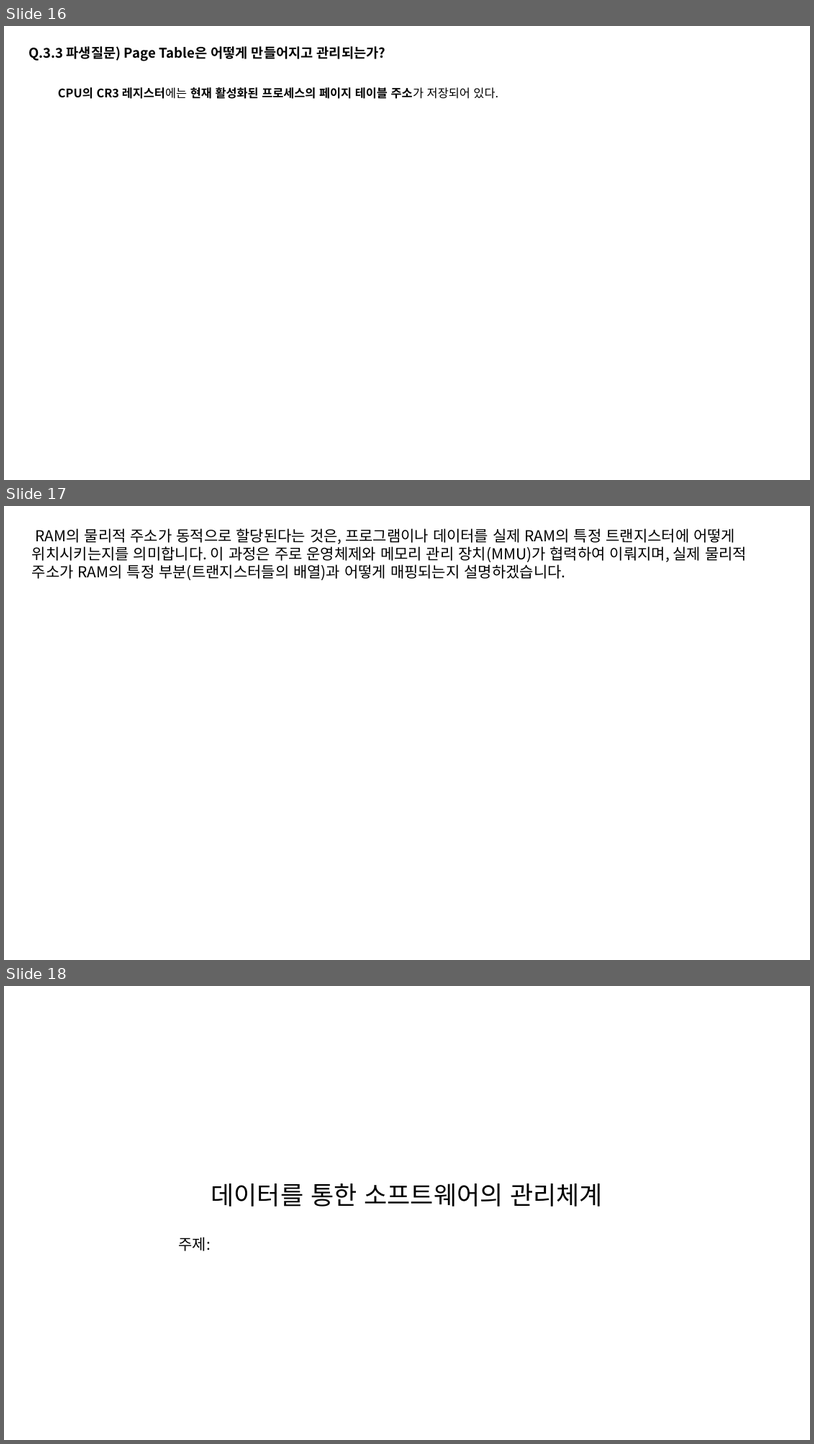
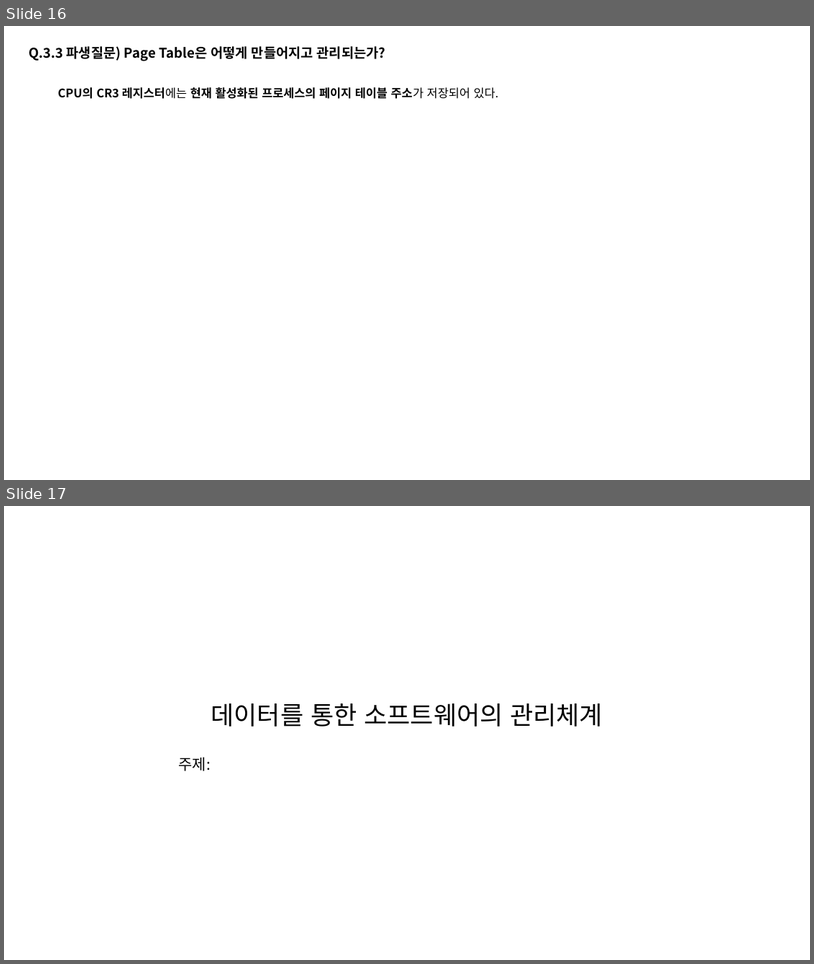
Before and after one commit to taehyuklee/C-CppStudy, a slide deck: CSwithC/CS-explanation.pptx. Shown one above the other, each under a label of ours: slides 16, 17 and 18 before the commit, slides 16 and 17 after it. The pictures are 814x1444 and 814x964 pixels, drawn with LibreOffice and Linux fonts; fonts in the diff are those of the drawing. Boxes give left, top, right and bottom in pixels: in the first picture for what was removed or moved away, otherwise in the second. Text is boxed around its words. In the diff, an @@ line names an element or a change of style, - is before the commit and + after.

```diff
--- a/CSwithC/CS-explanation.pptx
+++ b/CSwithC/CS-explanation.pptx
@@ slide 17 removed at bbox=[4, 506, 810, 960], background #FFFFFF @@
@@ text removed at bbox=[32, 528, 747, 580] @@
-RAM의 물리적 주소가 동적으로 할당된다는 것은, 프로그램이나 데이터를 실제 RAM의 특정 트랜지스터에 어떻게 위치시키는지를 의미합니다. 이 과정은 주로 운영체제와 메모리 관리 장치(MMU)가 협력하여 이뤄지며, 실제 물리적 주소가 RAM의 특정 부분(트랜지스터들의 배열)과 어떻게 매핑되는지 설명하겠습니다.
@@ what was slide 18 is now slide 17 @@
```
Also in this commit, not shown: 4 slides changed, 1 slide added, 1 other slide removed.
